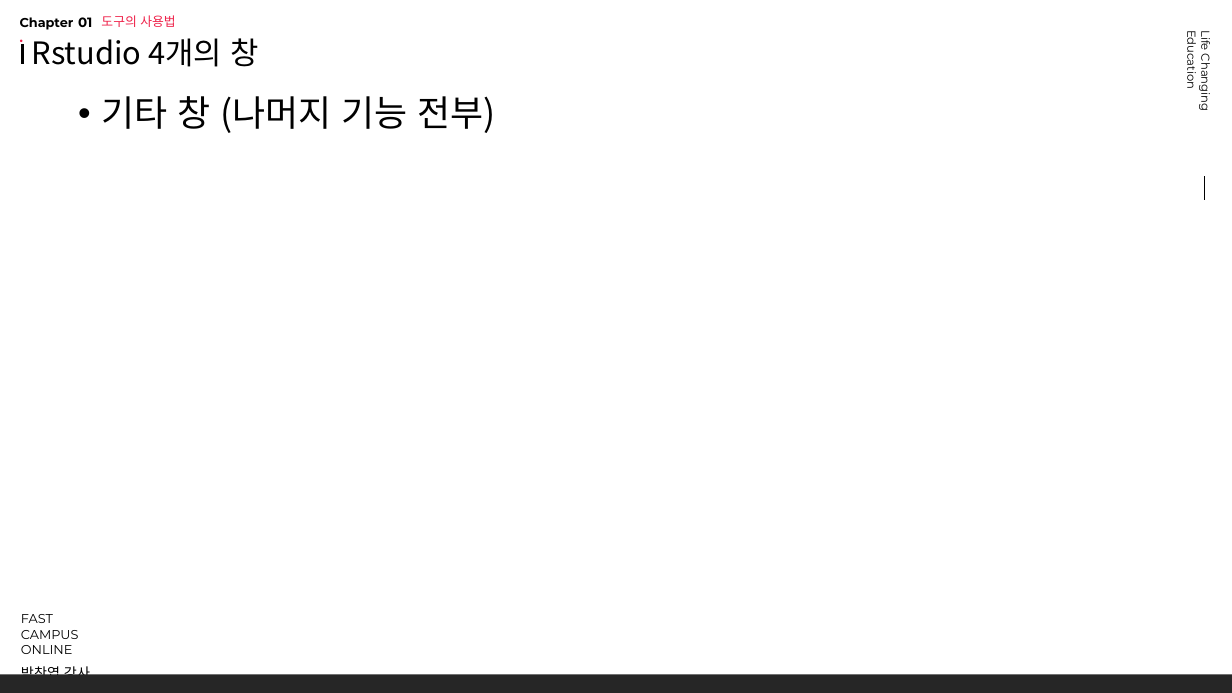
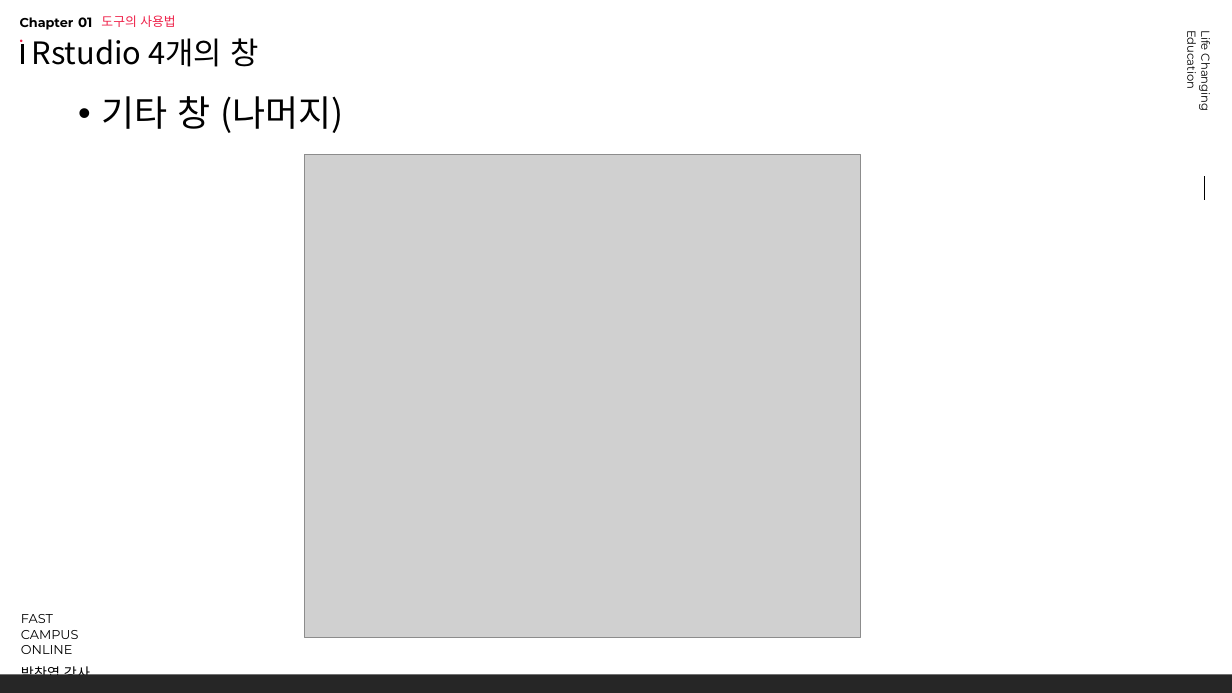
Before and after one commit to mrchypark/fcf-R-basic, a slide deck: slide 8 of slide/chapter01_02.pptx. Drawn at 1232x693 pixels with LibreOffice and Linux fonts; fonts in the diff are those of the drawing; grey boxes stand for pictures; background and template pictures are left out. Boxes give left, top, right and bottom in pixels: in the first picture for what was removed or moved away, otherwise in the second. Text is boxed around its words. In the diff, an @@ line names an element or a change of style, - is before the commit and + after.

```diff
--- a/slide/chapter01_02.pptx
+++ b/slide/chapter01_02.pptx
@@ text at (101, 96, 343, 133): text changed @@
-• 기타 창 (나머지 기능 전부)
+• 기타 창 (나머지)
@@ picture added at (305, 155, 861, 638) @@
```
Also in this commit, not shown: 4 other slides changed, 30 other files.
